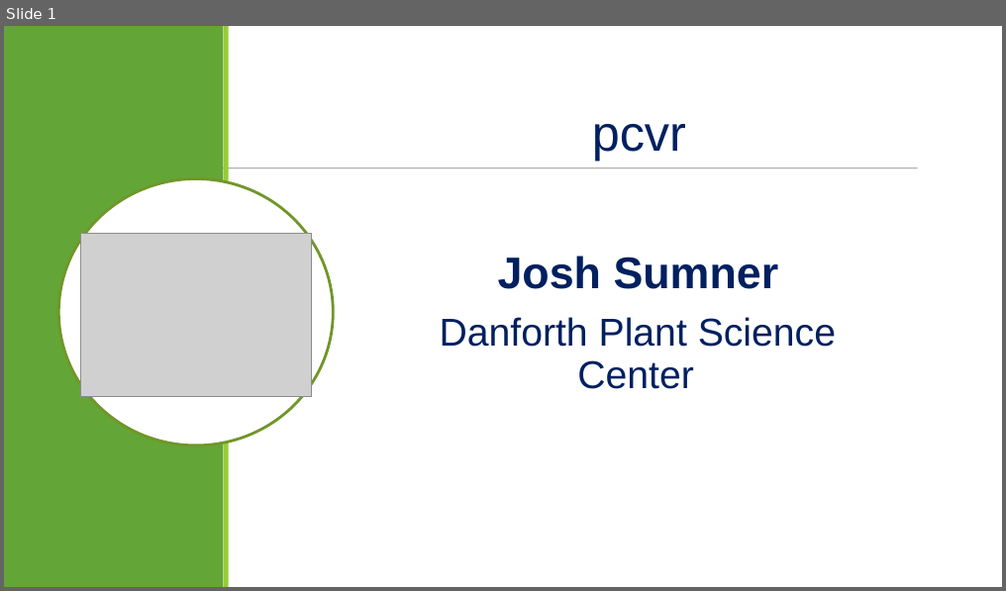
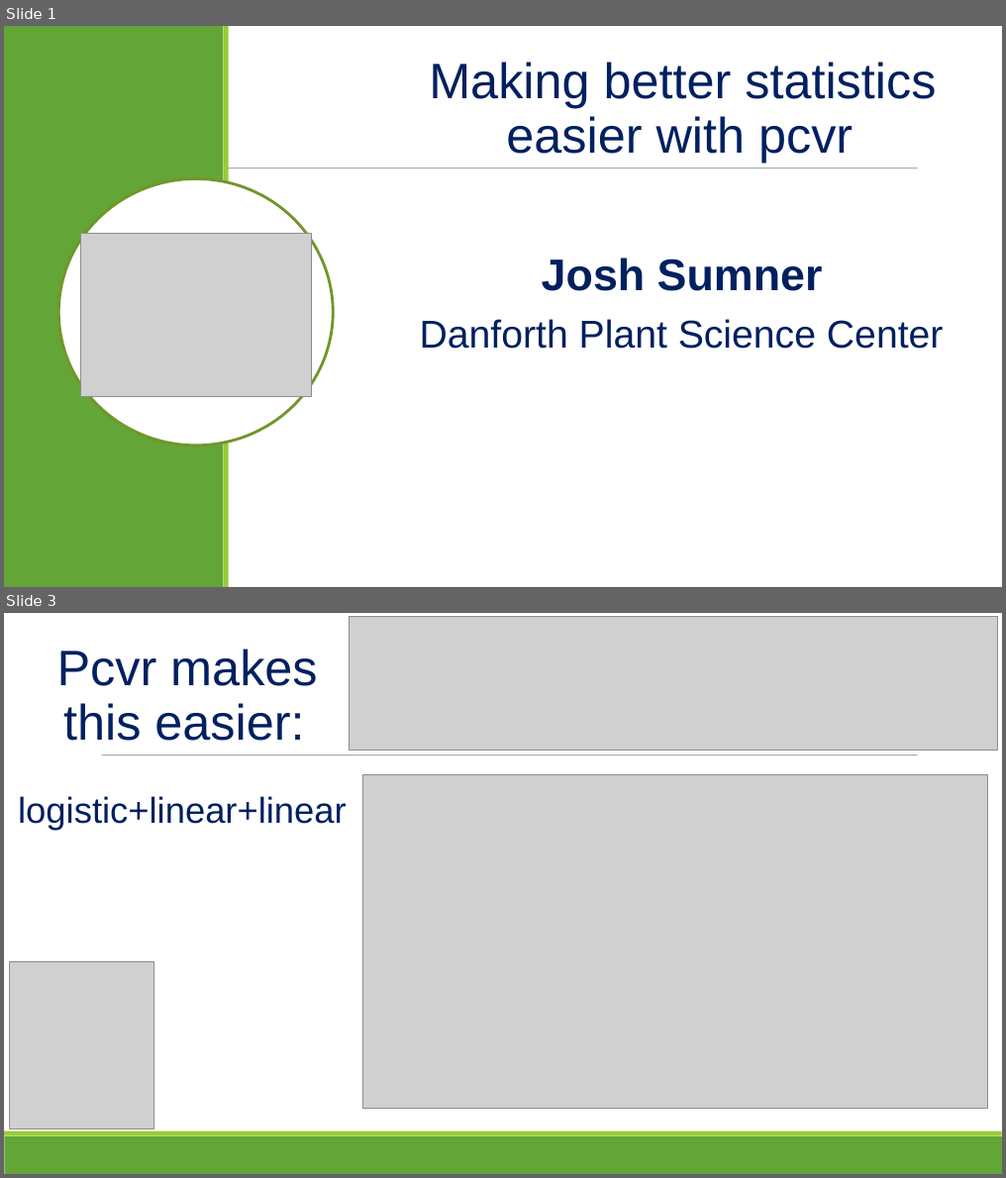
Before and after one commit to danforthcenter/pcvr, a slide deck: papers/nappn_2024/2024-NAPPN-jsumner-lightning.pptx. Shown one above the other, each under a label of ours: slide 1 before the commit, slides 1 and 3 after it; the slides between them are not shown. The pictures are 1006x591 and 1006x1178 pixels, drawn with LibreOffice and Linux fonts; fonts in the diff are those of the drawing; grey boxes stand for pictures. Boxes give left, top, right and bottom in pixels: in the first picture for what was removed or moved away, otherwise in the second. Text is boxed around its words. In the diff, an @@ line names an element or a change of style, - is before the commit and + after.

```diff
--- a/papers/nappn_2024/2024-NAPPN-jsumner-lightning.pptx
+++ b/papers/nappn_2024/2024-NAPPN-jsumner-lightning.pptx
@@ slide 3 added at bbox=[4, 613, 1002, 1174], background #FFFFFF; not listed: 1 template element that a slide beside it also shows @@
@@ picture added at bbox=[350, 617, 998, 750] @@
@@ text added at bbox=[57, 649, 317, 741], 36 pt, text #002060 @@
+  Pcvr makes this easier:
@@ picture added at bbox=[362, 774, 987, 1109] @@
@@ text added at bbox=[18, 796, 347, 830], 26 pt, text #002060 @@
+  logistic+linear+linear
@@ picture added at bbox=[9, 962, 153, 1129] @@
@@ rectangle added at bbox=[4, 1137, 1002, 1173], fill #63A537 @@
@@ rectangle added at bbox=[4, 1132, 1002, 1137], fill #99CB38 @@
@@ slide 1 changed as well @@
@@ text "Making better statistics easier with ...": place and size @@
-text "Making better statistics easier with ..." at bbox=[440, 124, 836, 389]
+text "Making better statistics easier with ..." at bbox=[420, 62, 944, 349]
@@ text at bbox=[429, 62, 936, 163]: text changed @@
-  pcvr
+  Making better statistics easier with pcvr
```
Also in this commit, not shown: 1 other slide added, 2 slides removed, 2 other files.
